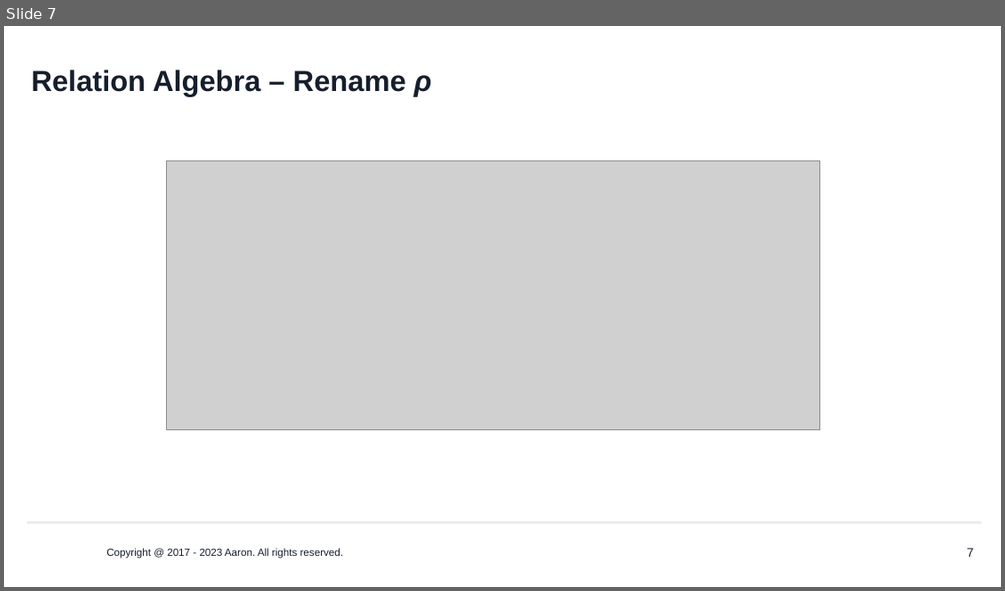
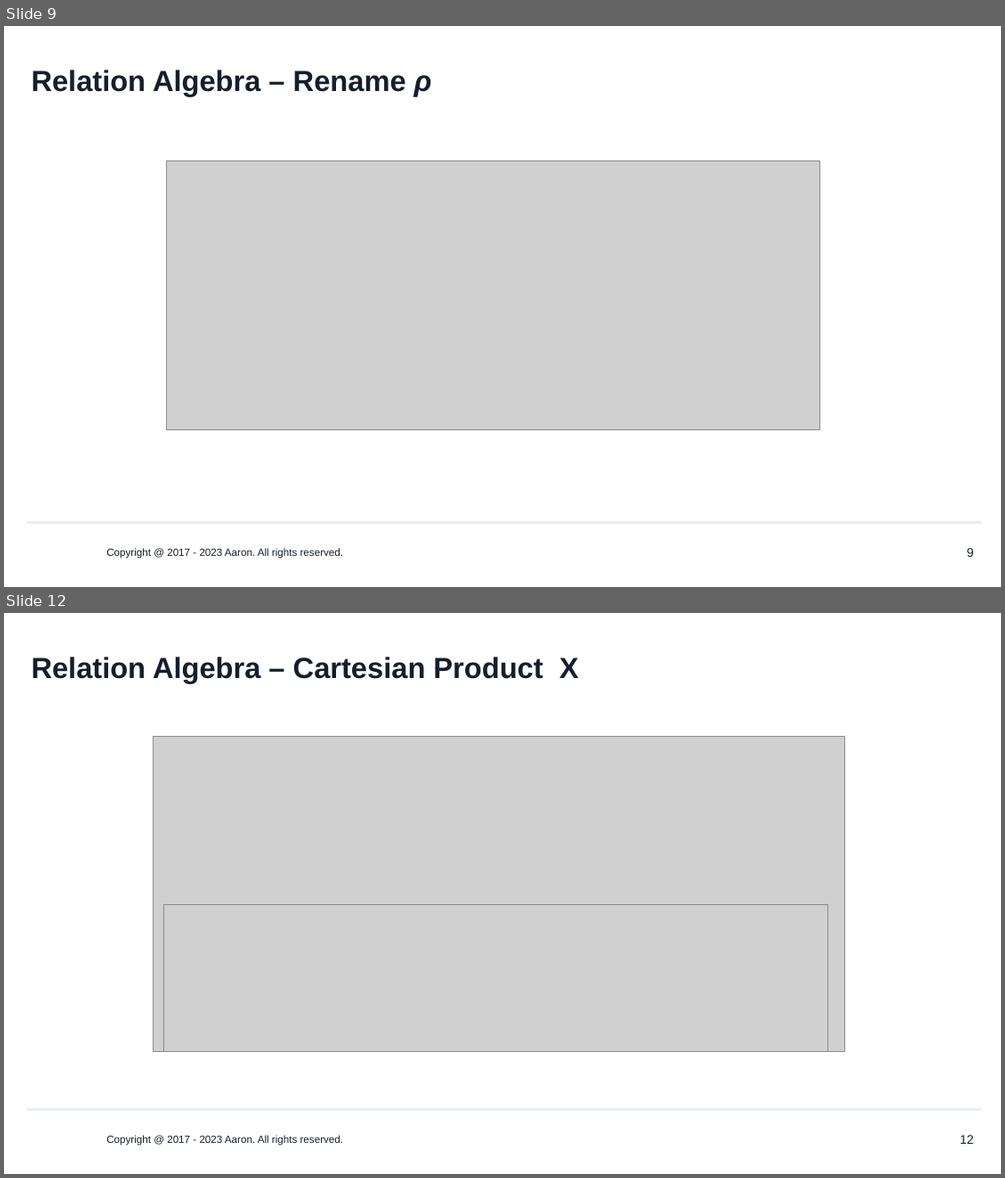
Before and after one commit to AaronYang2333/imooc-calcite, a slide deck: customize-parser/slides/01.pptx. Shown one above the other, each under a label of ours: slide 7 before the commit, slides 9 and 12 after it; the slides between them are not shown. The pictures are 1005x591 and 1005x1178 pixels, drawn with LibreOffice and Linux fonts; fonts in the diff are those of the drawing; grey boxes stand for pictures; background and template pictures are left out. Boxes give left, top, right and bottom in pixels: in the first picture for what was removed or moved away, otherwise in the second. Text is boxed around its words. In the diff, an @@ line names an element or a change of style, - is before the commit and + after.

Commit message:
update slide

```diff
--- a/customize-parser/slides/01.pptx
+++ b/customize-parser/slides/01.pptx
@@ slide 12 added at (4, 613, 1001, 1174), background #FFFFFF; not listed: 1 template element that a slide beside it also shows @@
@@ title added at (32, 657, 579, 683), 28 pt, text #161E2D, bold @@
+Relation Algebra – Cartesian Product X
@@ picture added at (153, 737, 844, 1051) @@
@@ picture added at (164, 904, 828, 1051) @@
@@ text added at (106, 1135, 343, 1145), 10 pt, text #161E2D @@
+Copyright @ 2017 - 2023 Aaron. All rights reserved.
@@ page number added at (960, 1135, 974, 1143), 12 pt, text #161E2D @@
+12
@@ what was slide 7 is now slide 9 @@
@@ page number at (967, 548, 974, 556): text changed @@
-7
+9
```
Also in this commit, not shown: 9 other slides added.
